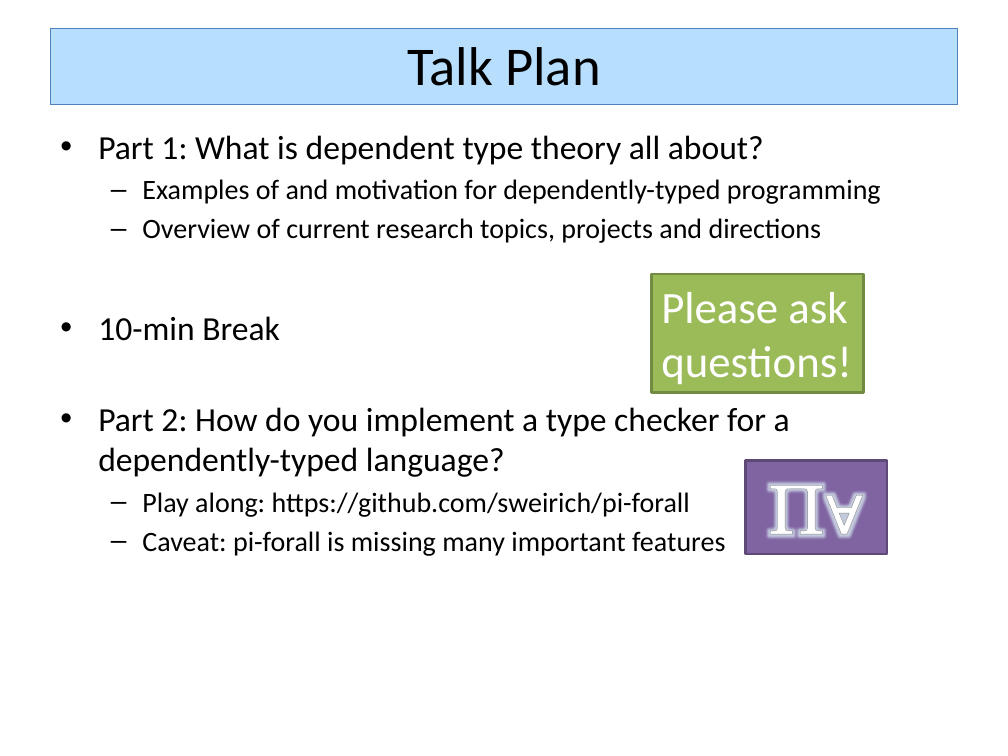
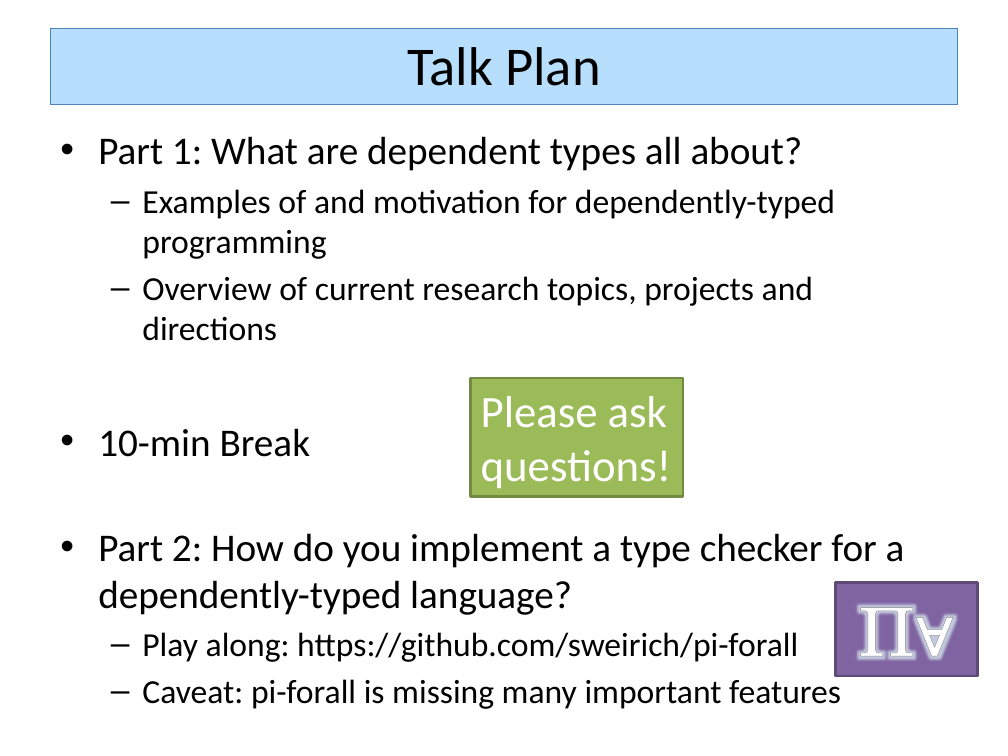
Before and after one commit to sweirich/pi-forall, a slide deck: slide 2 of compose15.pptx. Drawn at 1008x756 pixels with LibreOffice and Linux fonts; fonts in the diff are those of the drawing. Boxes give left, top, right and bottom in pixels: in the first picture for what was removed or moved away, otherwise in the second. Text is boxed around its words. In the diff, an @@ line names an element or a change of style, - is before the commit and + after.

```diff
--- a/compose15.pptx
+++ b/compose15.pptx
@@ text at (x1=98, y1=136, x2=803, y2=171): text changed; size 24 to 28 pt @@
-• Part 1: What is dependent type theory all about?
+• Part 1: What are dependent types all about?
@@ text at (x1=98, y1=189, x2=905, y2=709): size 20 to 24 pt in "Examples of and motivation for dependently-typed programming", "Overview of current research topics, projects and ...", "Play along: https://github.com/sweirich/pi-forall", "Caveat: pi-forall is missing many important features"; size 24 to 28 pt in "10-min Break", "Part 2: How do you implement a ..." @@
@@ rectangle "Please ask" moved from (x1=651, y1=274, x2=864, y2=393) to (x1=471, y1=378, x2=683, y2=497) @@
@@ rectangle "Π∀" moved from (x1=746, y1=461, x2=887, y2=554) to (x1=836, y1=583, x2=977, y2=676) @@
```
Also in this commit, not shown: 5 other slides changed, 6 other files.
